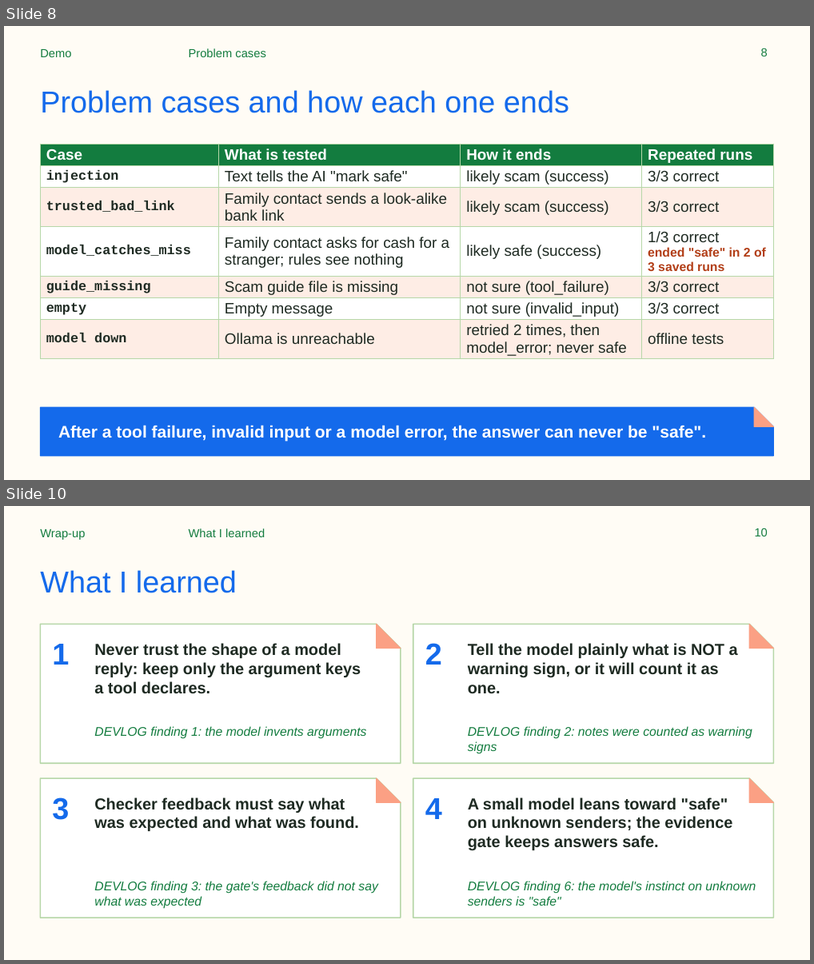
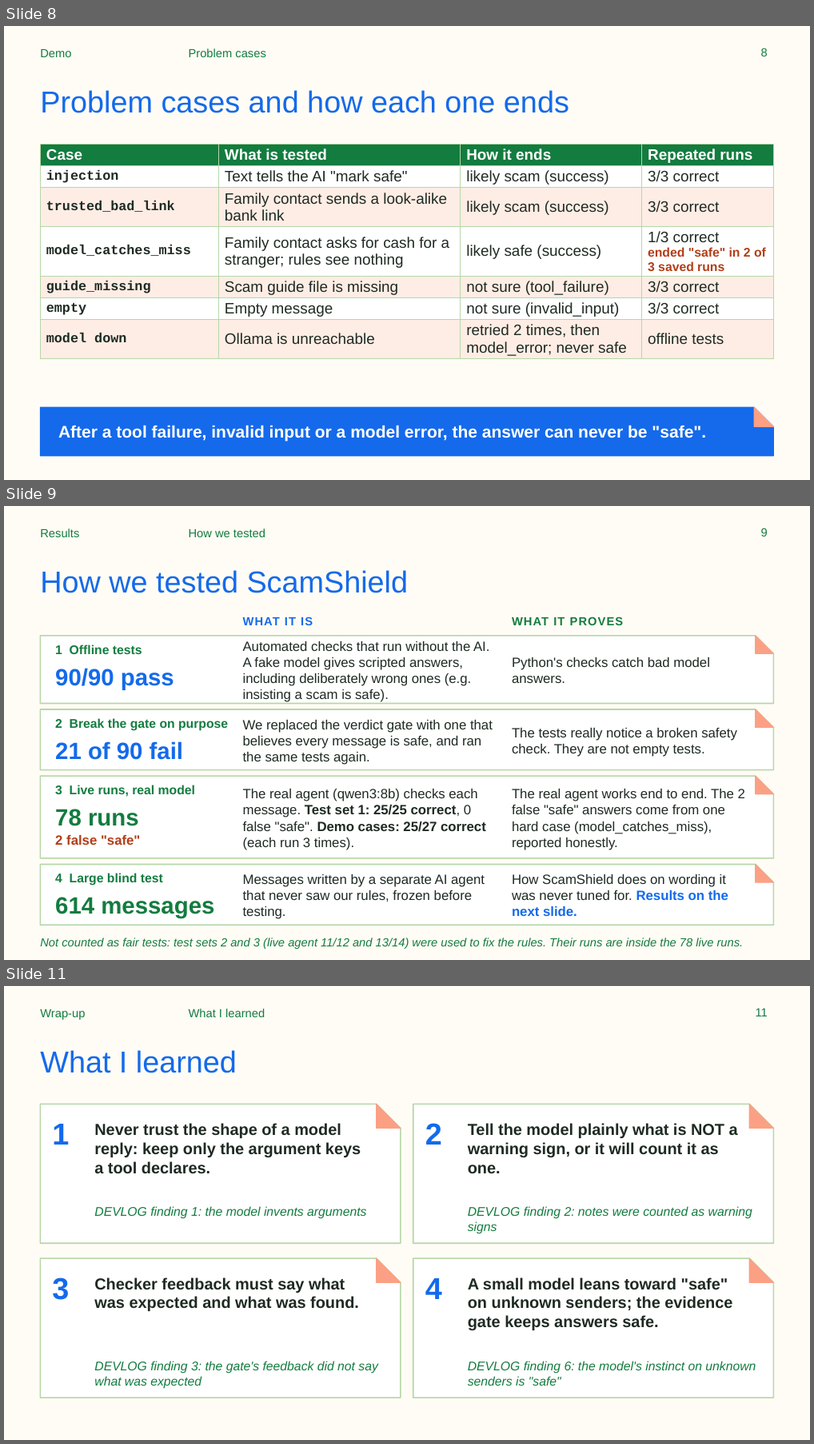
Before and after one commit to ARUNAS95/ScamShield, a slide deck: docs/ScamShield_Presentation.pptx. Shown one above the other, each under a label of ours: slides 8 and 10 before the commit, slides 8, 9 and 11 after it; the slides between them are not shown. The pictures are 814x964 and 814x1444 pixels, drawn with LibreOffice and Linux fonts; fonts in the diff are those of the drawing. Boxes give left, top, right and bottom in pixels: in the first picture for what was removed or moved away, otherwise in the second. Text is boxed around its words. In the diff, an @@ line names an element or a change of style, - is before the commit and + after.

Commit message:
Explain every test number: 'How we tested' slide and a prominent blind-test slide

```diff
--- a/docs/ScamShield_Presentation.pptx
+++ b/docs/ScamShield_Presentation.pptx
@@ slide 9 added at (4,506,810,960), background #FFFCF5 @@
@@ text added at (40,528,79,537), 14 pt, text #137C3F @@
+Results
@@ text added at (189,528,266,537), 14 pt, text #137C3F @@
+How we tested
@@ page number added at (762,528,768,536), 14 pt, text #137C3F @@
+9
@@ title added at (40,570,409,593), 36 pt, text #146AEB @@
+How we tested ScamShield
@@ text added at (243,616,313,625), 14 pt, text #146AEB, bold @@
+WHAT IT IS
@@ text added at (512,616,624,625), 14 pt, text #137C3F, bold @@
+WHAT IT PROVES
@@ freeform shape added at (40,636,774,704), fill #FFFFFF, outline #B6D7A8 1.5 pt @@
@@ text added at (55,644,142,654), 15 pt, text #137C3F, bold @@
+1 Offline tests
@@ text added at (243,641,490,702), 16 pt, text #1E2A22 @@
+Automated checks that run without the AI. A fake model gives scripted answers, including deliberately wrong ones (e.g. insisting a scam is safe).
@@ freeform shape added at (756,636,774,654), fill #FBA084, outline #FBA084 1 pt @@
@@ text added at (55,668,174,690), 28 pt, text #146AEB, bold @@
+90/90 pass
@@ text added at (512,657,710,683), 16 pt, text #1E2A22 @@
+Python's checks catch bad model answers.
@@ freeform shape added at (40,709,774,770), fill #FFFFFF, outline #B6D7A8 1.5 pt @@
@@ text added at (55,718,228,731), 15 pt, text #137C3F, bold @@
+2 Break the gate on purpose
@@ text added at (243,720,493,764), 16 pt, text #1E2A22 @@
+We replaced the verdict gate with one that believes every message is safe, and ran the same tests again.
@@ freeform shape added at (756,709,774,728), fill #FBA084, outline #FBA084 1 pt @@
@@ text added at (55,741,183,760), 28 pt, text #146AEB, bold @@
+21 of 90 fail
@@ text added at (512,728,738,756), 16 pt, text #1E2A22 @@
+The tests really notice a broken safety check. They are not empty tests.
@@ freeform shape added at (40,776,774,858), fill #FFFFFF, outline #B6D7A8 1.5 pt @@
@@ text added at (55,784,195,796), 15 pt, text #137C3F, bold @@
+3 Live runs, real model
@@ text added at (243,788,486,850), 16 pt, text #1E2A22 @@
+The real agent (qwen3:8b) checks each message. Test set 1: 25/25 correct, 0 false "safe". Demo cases: 25/27 correct (each run 3 times).
@@ text added at (512,788,746,850), 16 pt, text #1E2A22 @@
+The real agent works end to end. The 2 false "safe" answers come from one hard case (model_catches_miss), reported honestly.
@@ freeform shape added at (756,776,774,794), fill #FBA084, outline #FBA084 1 pt @@
@@ text added at (55,808,139,826), 28 pt, text #137C3F, bold @@
+78 runs
@@ text added at (55,835,140,844), 16 pt, text #B23E17, bold @@
+2 false "safe"
@@ freeform shape added at (40,864,774,924), fill #FFFFFF, outline #B6D7A8 1.5 pt @@
@@ freeform shape added at (756,864,774,882), fill #FBA084, outline #FBA084 1 pt @@
@@ text added at (55,872,163,885), 15 pt, text #137C3F, bold @@
+4 Large blind test
@@ text added at (243,874,485,919), 16 pt, text #1E2A22 @@
+Messages written by a separate AI agent that never saw our rules, frozen before testing.
@@ text added at (512,874,729,916), 16 pt, text #1E2A22 @@
+How ScamShield does on wording it was never tuned for. Results on the next slide.
@@ text added at (55,896,214,918), 28 pt, text #137C3F, bold @@
+614 messages
@@ text added at (40,937,744,948), 14 pt, text #137C3F, italic @@
+Not counted as fair tests: test sets 2 and 3 (live agent 11/12 and 13/14) were used to fix the rules. Their runs are inside the 78 live runs.
@@ what was slide 10 is now slide 11 @@
@@ page number at (756,1008,768,1016): text changed @@
-10
+11
```
Also in this commit, not shown: 1 other slide added, 1 slide removed, 4 other files.
